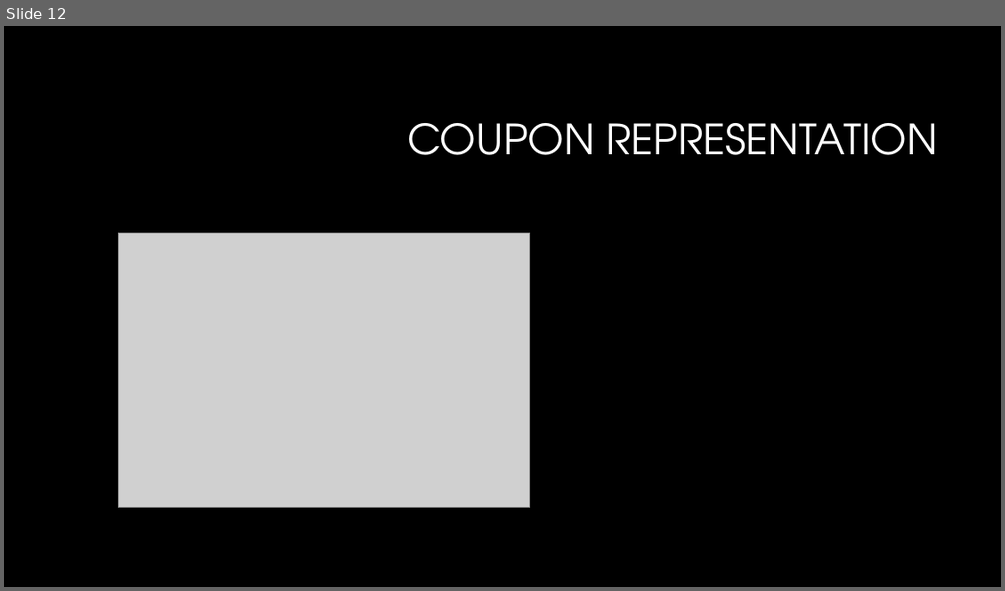
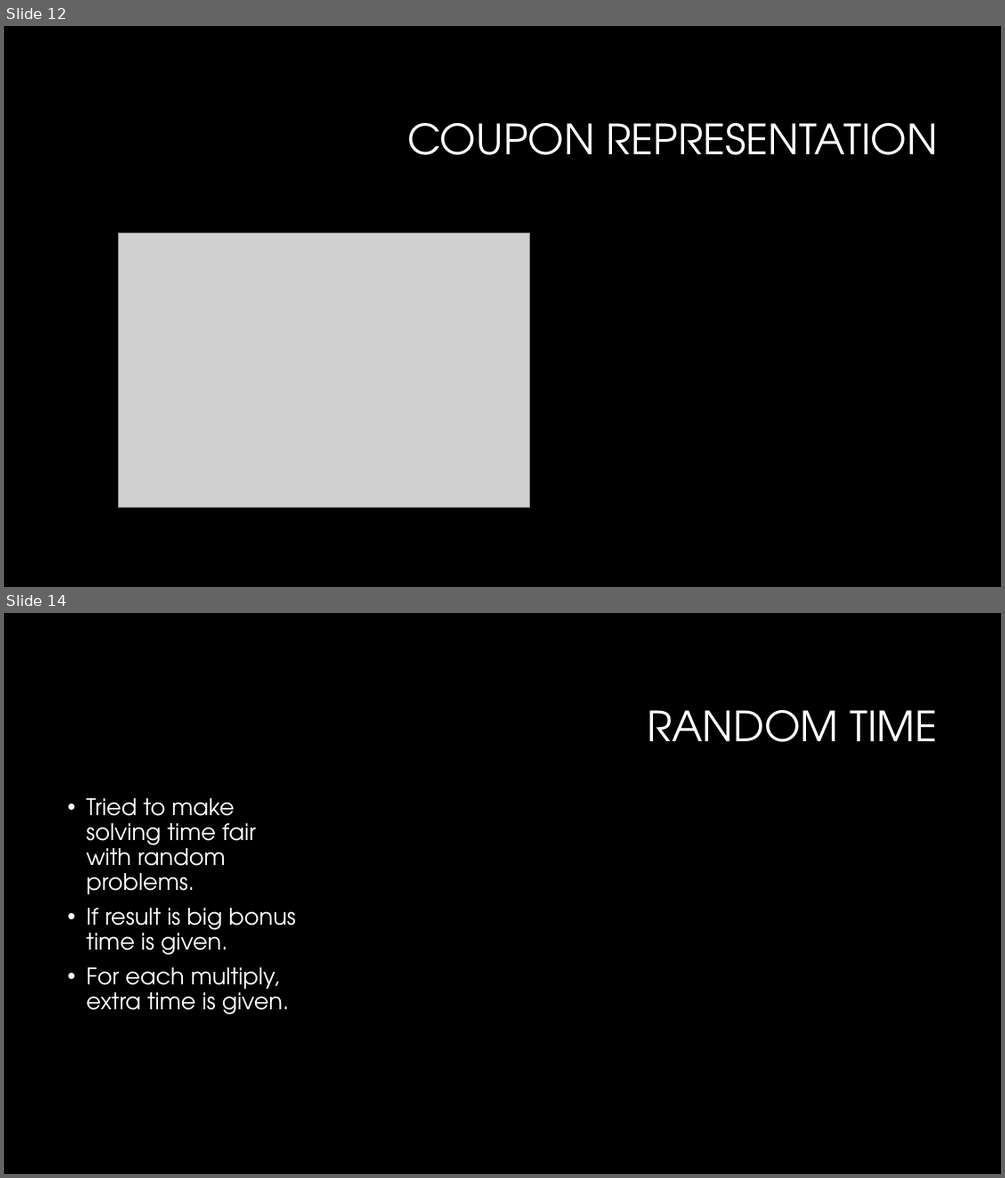
Before and after one commit to srknzl/CouponMonsterAndroid, a slide deck: Coupon Monster.pptx. Shown one above the other, each under a label of ours: slide 12 before the commit, slides 12 and 14 after it; the slides between them are not shown. The pictures are 1005x591 and 1005x1178 pixels, drawn with LibreOffice and Linux fonts; fonts in the diff are those of the drawing; grey boxes stand for pictures; background and template pictures are left out. Boxes give left, top, right and bottom in pixels: in the first picture for what was removed or moved away, otherwise in the second. Text is boxed around its words. In the diff, an @@ line names an element or a change of style, - is before the commit and + after.

```diff
--- a/Coupon Monster.pptx
+++ b/Coupon Monster.pptx
@@ slide 14 added at (4,613,1001,1174), background #000000 @@
@@ title added at (647,710,937,742), 40 pt, text #FFFFFF @@
+RANDOM TIME
@@ text added at (86,798,295,1014), 22 pt, text #FFFFFF @@
+• Tried to make solving time fair with random problems.
+• If result is big bonus time is given.
+• For each multiply, extra time is given.
```
Also in this commit, not shown: 2 slides changed, 2 other slides added, 7 slides removed.
